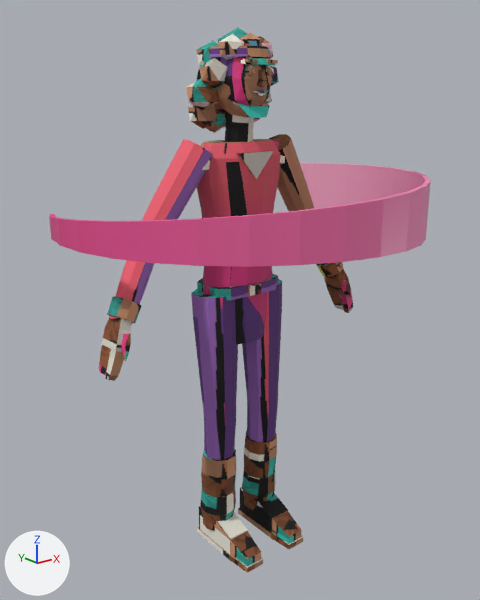
One commit to the glTF model public/assets/fighters/rox.glb: the scene before it, then after it.
The view is the same before and after, from a camera (50 mm lens) standing at (-1.418, -1.782, 1.665) and looking at (-0.061, -0.086, 0.986). Arrows for +X, +Y and +Z are at lower left; the lights stay in place. The older version comes first. Vertices at exactly the same position are counted once.

The scene before the commit, as lines of its bpy script (objects in view):
```python
me_fx_lariat_trail = bpy.data.meshes.new('fx_lariat_trail')
me_fx_lariat_trail.from_pydata(...)  # 84 vertices, 214 faces; spans x -0.624..0.624, y -0.627..0.313, z 1.12..1.399
me_fx_lariat_trail.materials.append(mat_props)
me_rox_body = bpy.data.meshes.new('rox_body')
me_rox_body.from_pydata(...)  # 1449 vertices, 2630 faces; spans x -0.55..0.55, y -0.23..0.19, z 0.0..1.86
# faces by material slot: [2610, 20]
me_rox_body.materials.append(mat_body)
me_rox_body.materials.append(mat_props)
ob_fx_lariat_trail = bpy.data.objects.new('fx_lariat_trail', me_fx_lariat_trail)
ob_fx_lariat_trail.location = (0.0, 0.0, 0.0)
ob_rox_body_001 = bpy.data.objects.new('rox_body.001', me_rox_body)
ob_rox_body_001.location = (0.0, 0.0, 0.0)
```
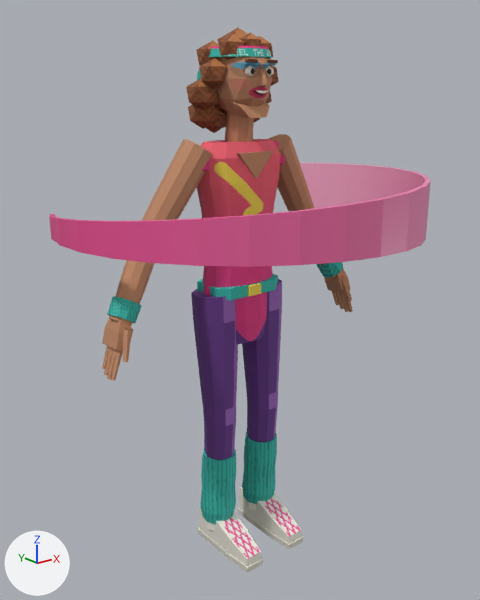
What differs and where, as boxes [x1, y1, x2, y2] in the pictures (480 x 600 px):
'rox_body.001', reshaped: before [99, 28, 353, 573]; after [102, 28, 353, 573]
part 1 of me_rox_body, cut back: before [329, 279, 353, 313]; after [332, 276, 353, 312]
part 2 of me_rox_body, cut back: before [99, 334, 131, 381]; after [102, 328, 133, 380]
part 3 of me_rox_body, surface changed: [102, 28, 351, 573] in both

What the commit changed:
me_rox_body is used by ob_rox_body_001; location (0.0, 0.0, 0.0).
me_rox_body had 1449 vertices, 2630 faces and spanned x -0.55..0.55, y -0.23..0.19, z 0.0..1.86.
me_rox_body now has 1697 vertices, 2998 faces and spans x -0.55..0.55, y -0.23..0.19, z 0.0..1.86.
me_rox_body part 1: 1 vertex moved from x 0.52, y -0.06, z 0.92 to x 0.5, y -0.08, z 0.87; 43 vertices removed from x 0.47..0.55, y -0.08..0.03, z 0.8..0.96; 167 vertices added at x 0.46..0.55, y -0.09..0.03, z 0.81..0.97.
me_rox_body part 2: 44 vertices removed from x -0.55..-0.47, y -0.08..0.03, z 0.8..0.96; 168 vertices added at x -0.55..-0.46, y -0.09..0.03, z 0.81..0.97.
me_rox_body part 3: 2420 kept faces spanning x -0.53..0.53, y -0.23..0.19, z 0.0..1.86 get new texture (UV) coordinates.
